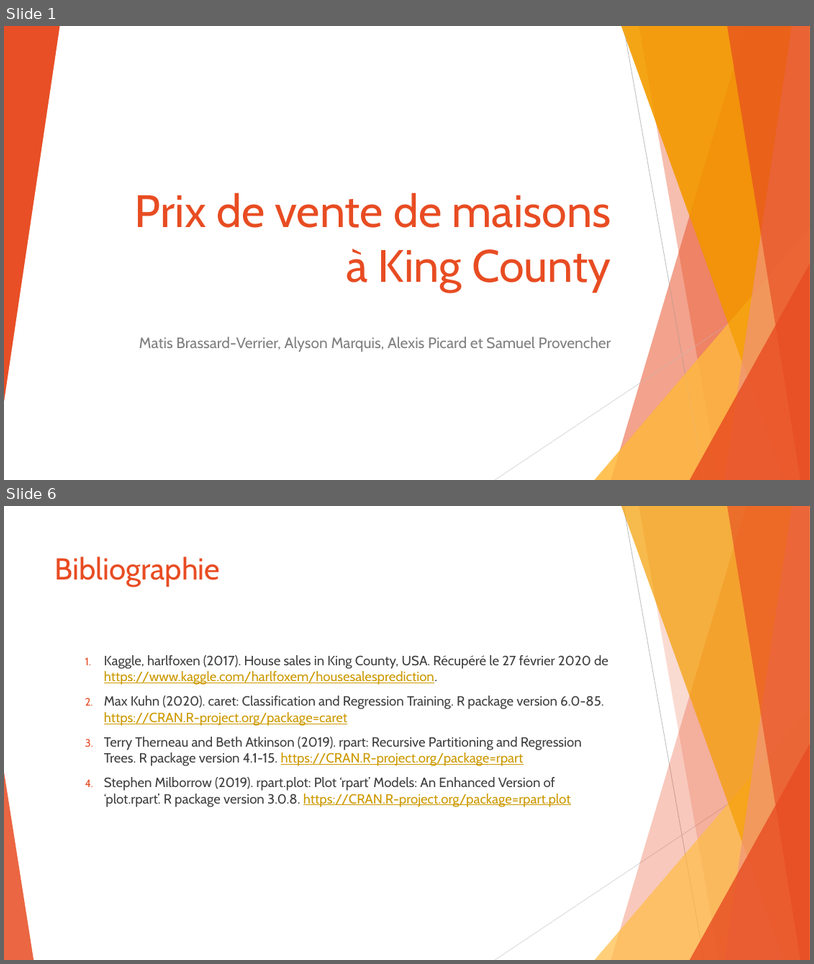
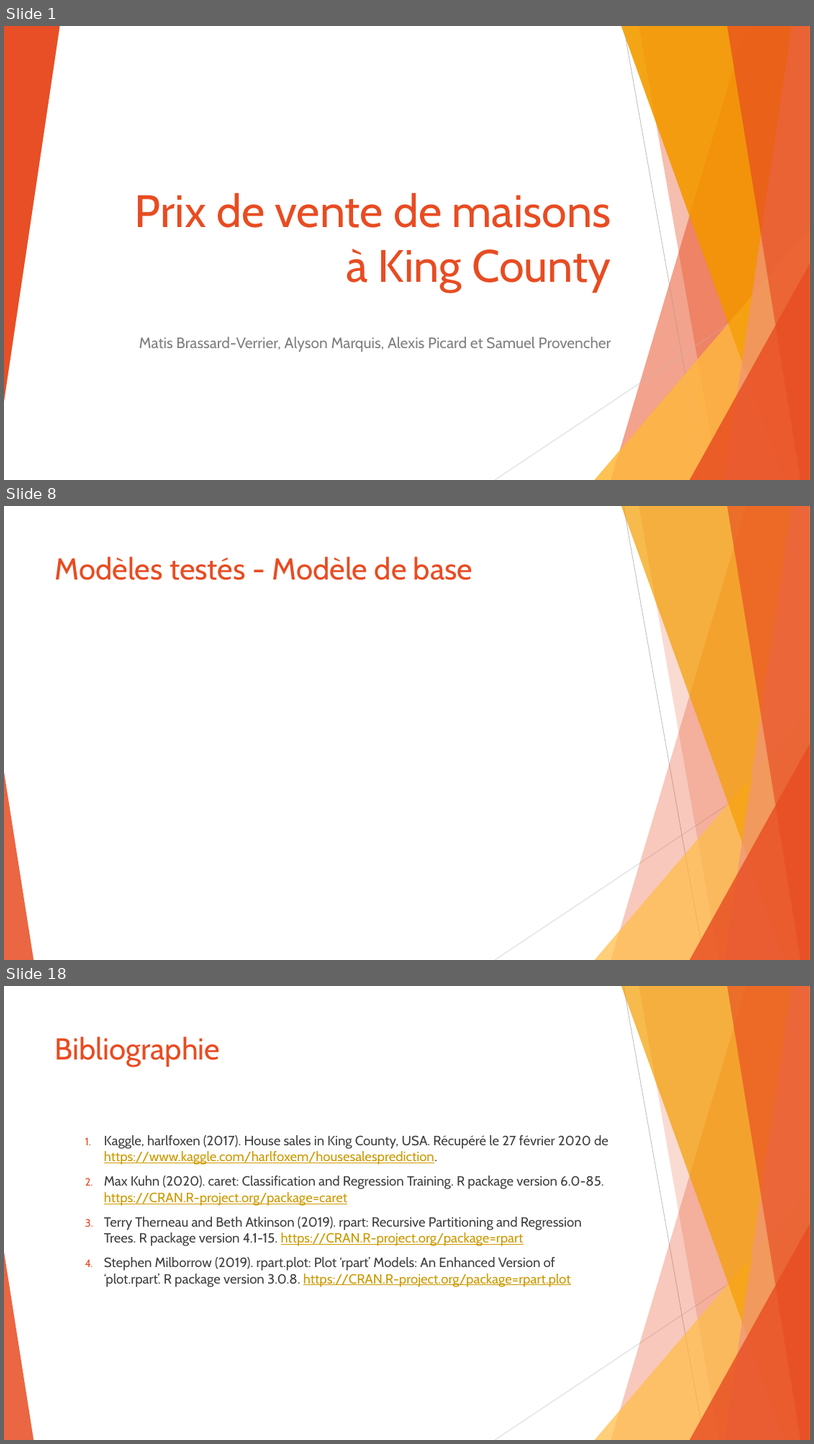
Before and after one commit to SamuelProvencher/TP-Apprentissage, a slide deck: PP.pptx. Shown one above the other, each under a label of ours: slides 1 and 6 before the commit, slides 1, 8 and 18 after it; the slides between them are not shown. The pictures are 814x964 and 814x1444 pixels, drawn with LibreOffice and Linux fonts; fonts in the diff are those of the drawing. Boxes give left, top, right and bottom in pixels: in the first picture for what was removed or moved away, otherwise in the second. Text is boxed around its words. In the diff, an @@ line names an element or a change of style, - is before the commit and + after.

```diff
--- a/PP.pptx
+++ b/PP.pptx
@@ slide 8 added at (4, 506, 810, 960), background #FFFFFF; not listed: 10 template elements that a slide beside it also shows @@
@@ title added at (55, 556, 473, 580), 36 pt, text #E84C22 @@
+Modèles testés - Modèle de base
@@ what was slide 6 is now slide 18 @@
```
Also in this commit, not shown: 15 other slides added, 4 slides removed, 1 other file.
